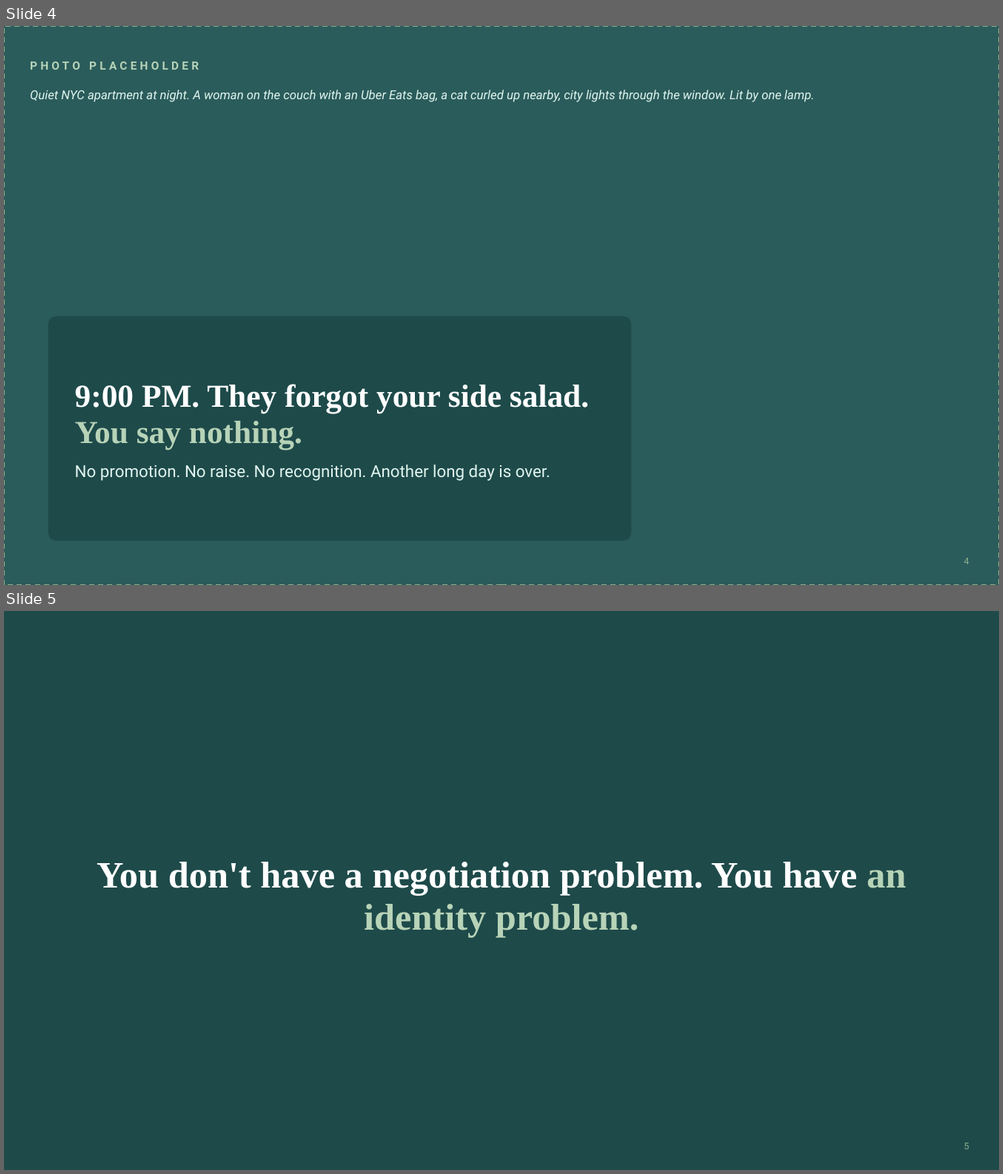
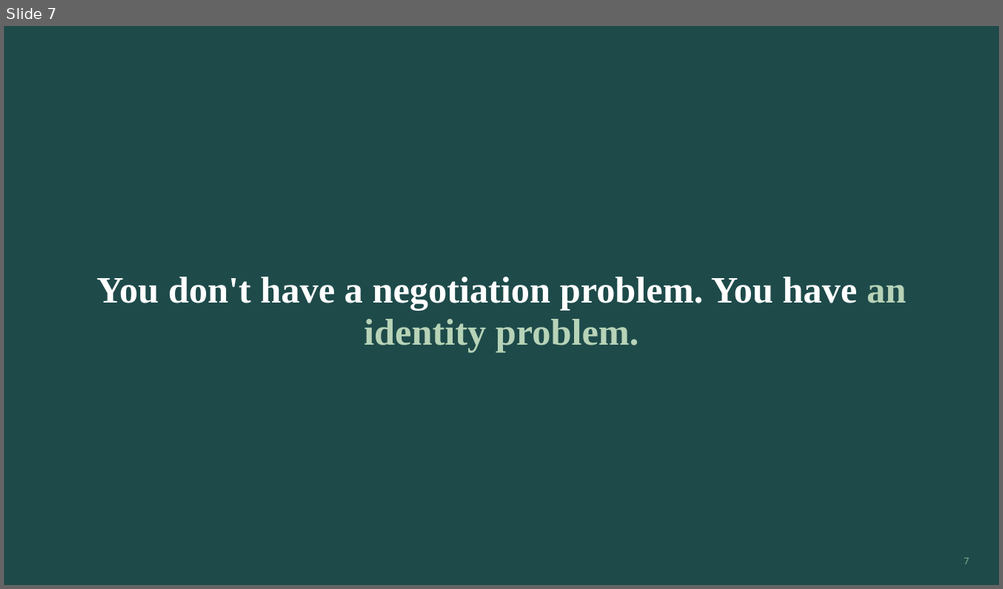
Before and after one commit to danielkelleyy/Beacon-Media, a slide deck: masterclass/tamara-lashchyk/Tamara-Masterclass-v3.pptx. Shown one above the other, each under a label of ours: slides 4 and 5 before the commit, slide 7 after it. The pictures are 1003x1174 and 1003x589 pixels, drawn with LibreOffice and Linux fonts; fonts in the diff are those of the drawing. Boxes give left, top, right and bottom in pixels: in the first picture for what was removed or moved away, otherwise in the second. Text is boxed around its words. In the diff, an @@ line names an element or a change of style, - is before the commit and + after.

```diff
--- a/masterclass/tamara-lashchyk/Tamara-Masterclass-v3.pptx
+++ b/masterclass/tamara-lashchyk/Tamara-Masterclass-v3.pptx
@@ slide 4 removed at [4,26,999,585], background #2B5C5C @@
@@ rectangle removed at [4,26,999,585] @@
@@ text removed at [30,62,199,70] @@
-PHOTO PLACEHOLDER
@@ text removed at [30,90,814,102] @@
-Quiet NYC apartment at night. A woman on the couch with an Uber Eats bag, a cat curled up nearby, city lights through the window. Lit by one lamp.
@@ rounded rectangle removed at [48,317,631,541] @@
@@ text removed at [75,384,589,450] @@
-9:00 PM. They forgot your side salad. You say nothing.
@@ text removed at [75,465,550,481] @@
-No promotion. No raise. No recognition. Another long day is over.
@@ page number removed at [964,558,969,565] @@
-4
@@ what was slide 5 is now slide 7 @@
@@ page number at [964,558,969,565]: text changed @@
-5
+7
```
Also in this commit, not shown: 8 slides changed, 12 slides added, 15 other slides removed, 5 other files.
